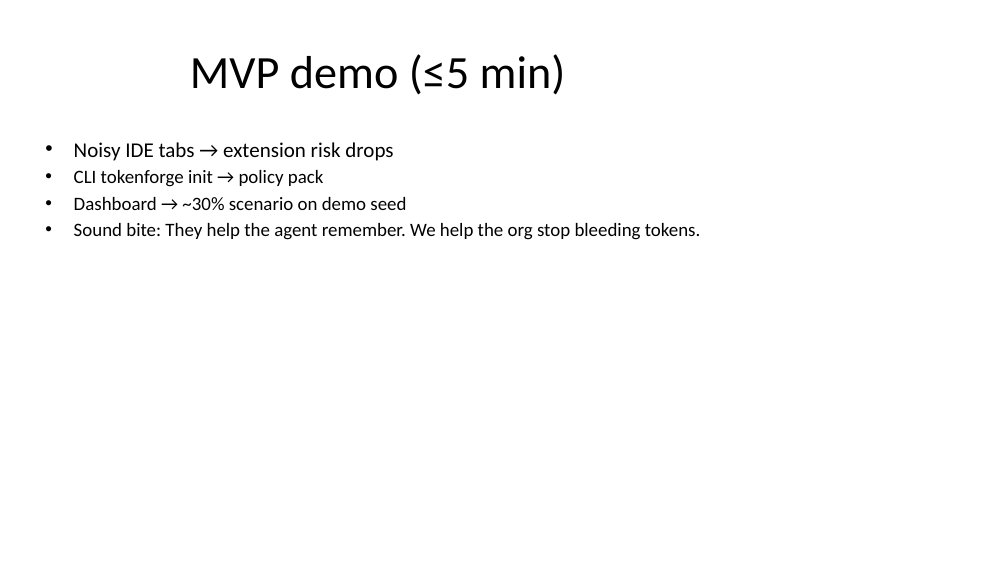
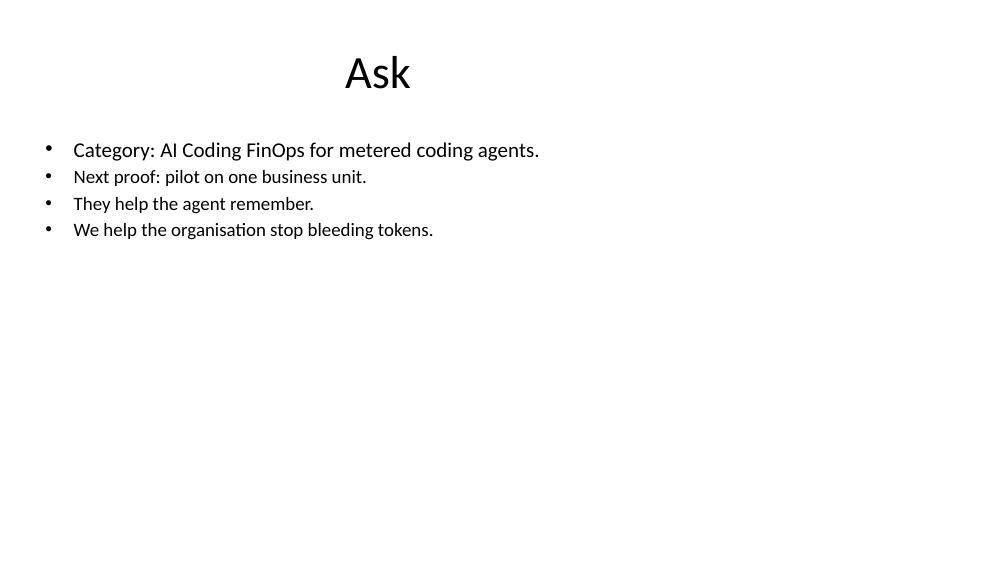
Before and after one commit to JordyNicholas/TokenForge, a slide deck: slide 10 of docs/pitch/TokenForge-Pitch.pptx (slide 8 before the commit). Drawn at 1008x567 pixels with LibreOffice and Linux fonts; fonts in the diff are those of the drawing. Boxes give left, top, right and bottom in pixels: in the first picture for what was removed or moved away, otherwise in the second. Text is boxed around its words. In the diff, an @@ line names an element or a change of style, - is before the commit and + after.

```diff
--- a/docs/pitch/TokenForge-Pitch.pptx
+++ b/docs/pitch/TokenForge-Pitch.pptx
@@ title at bbox=[345, 56, 411, 89]: text changed @@
-MVP demo (≤5 min)
+Ask
@@ text at bbox=[74, 142, 540, 240]: text changed @@
-• Noisy IDE tabs → extension risk drops
-• CLI tokenforge init → policy pack
-• Dashboard → ~30% scenario on demo seed
-• Sound bite: They help the agent remember. We help the org stop bleeding tokens.
+• Category: AI Coding FinOps for metered coding agents.
+• Next proof: pilot on one business unit.
+• They help the agent remember.
+• We help the organisation stop bleeding tokens.
```
Also in this commit, not shown: 5 other slides changed, 2 slides added, 2 slides removed, 5 other files.
